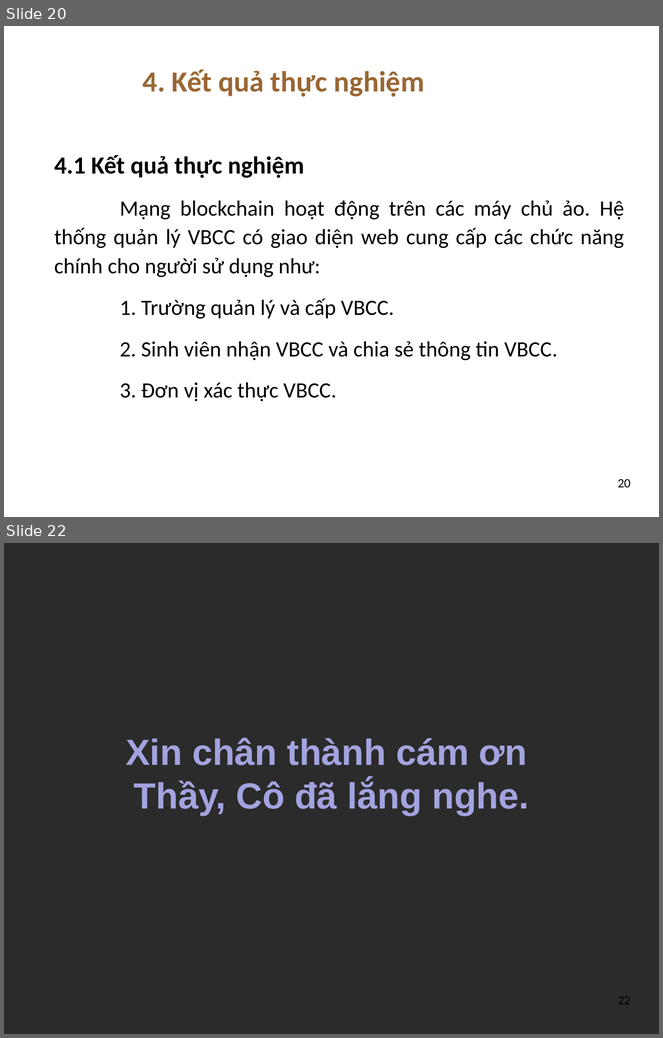
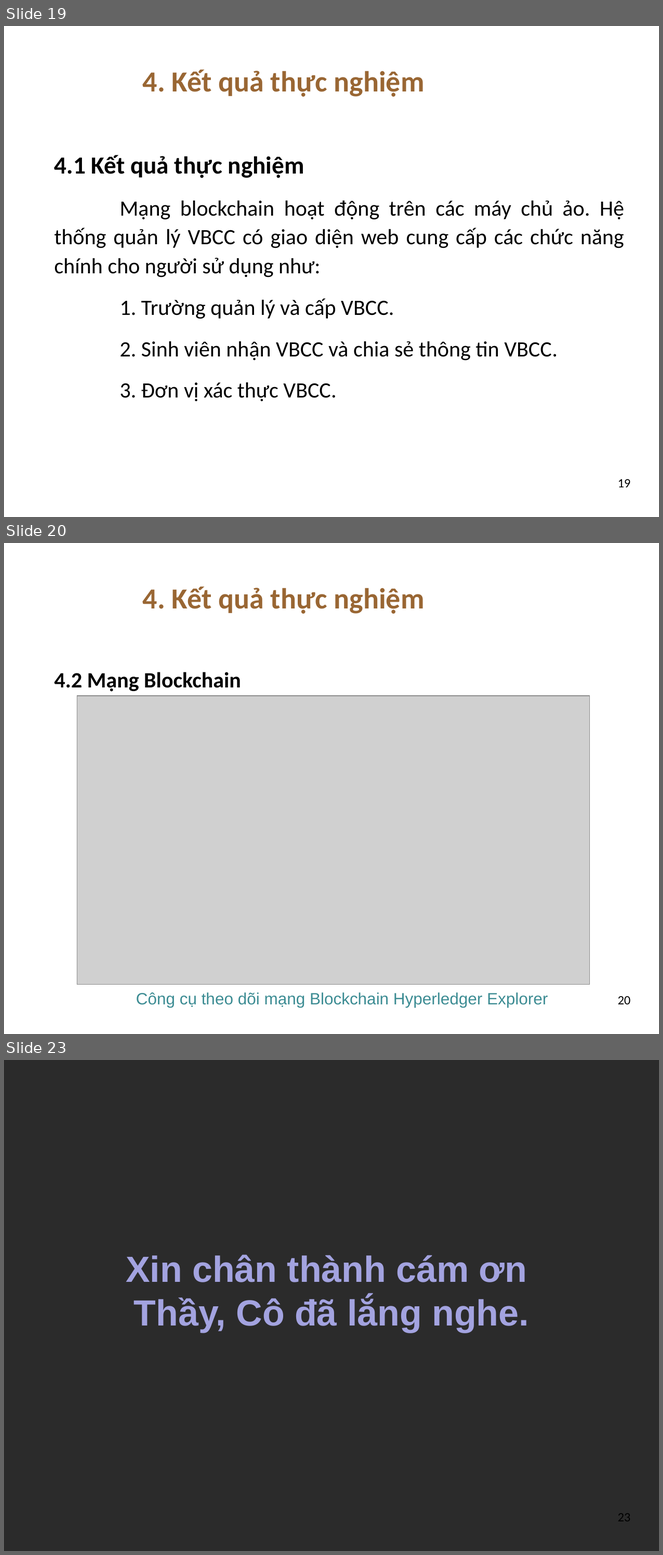
Before and after one commit to dtdungm/blockchain-vbcc, a slide deck: luan_van.pptx. Shown one above the other, each under a label of ours: slides 20 and 22 before the commit, slides 19, 20 and 23 after it; the slides between them are not shown. The pictures are 663x1038 and 663x1555 pixels, drawn with LibreOffice and Linux fonts; fonts in the diff are those of the drawing; grey boxes stand for pictures; background and template pictures are left out; a plain dark background stands for a picture behind light text. Boxes give left, top, right and bottom in pixels: in the first picture for what was removed or moved away, otherwise in the second. Text is boxed around its words. In the diff, an @@ line names an element or a change of style, - is before the commit and + after.

```diff
--- a/luan_van.pptx
+++ b/luan_van.pptx
@@ slide 20 added at (4, 543, 659, 1034), background picture (left out) @@
@@ title added at (143, 587, 424, 614), 32 pt, text #996633, bold @@
+4. Kết quả thực nghiệm
@@ text added at (54, 672, 241, 692), 24 pt, text #000000, bold @@
+    4.2 Mạng Blockchain
@@ picture added at (77, 696, 590, 984) @@
@@ text added at (136, 993, 548, 1008), 18 pt, text #3C8C93 @@
+Công cụ theo dõi mạng Blockchain Hyperledger Explorer
@@ page number added at (618, 996, 631, 1005), 14 pt, text #000000 @@
+20
@@ what was slide 20 is now slide 19 @@
@@ page number at (618, 479, 631, 488): text changed @@
-20
+19
@@ what was slide 22 is now slide 23 @@
@@ page number at (618, 1514, 631, 1522): text changed @@
-22
+23
```
Also in this commit, not shown: 7 slides changed, 1 other slide added, 1 slide removed.
